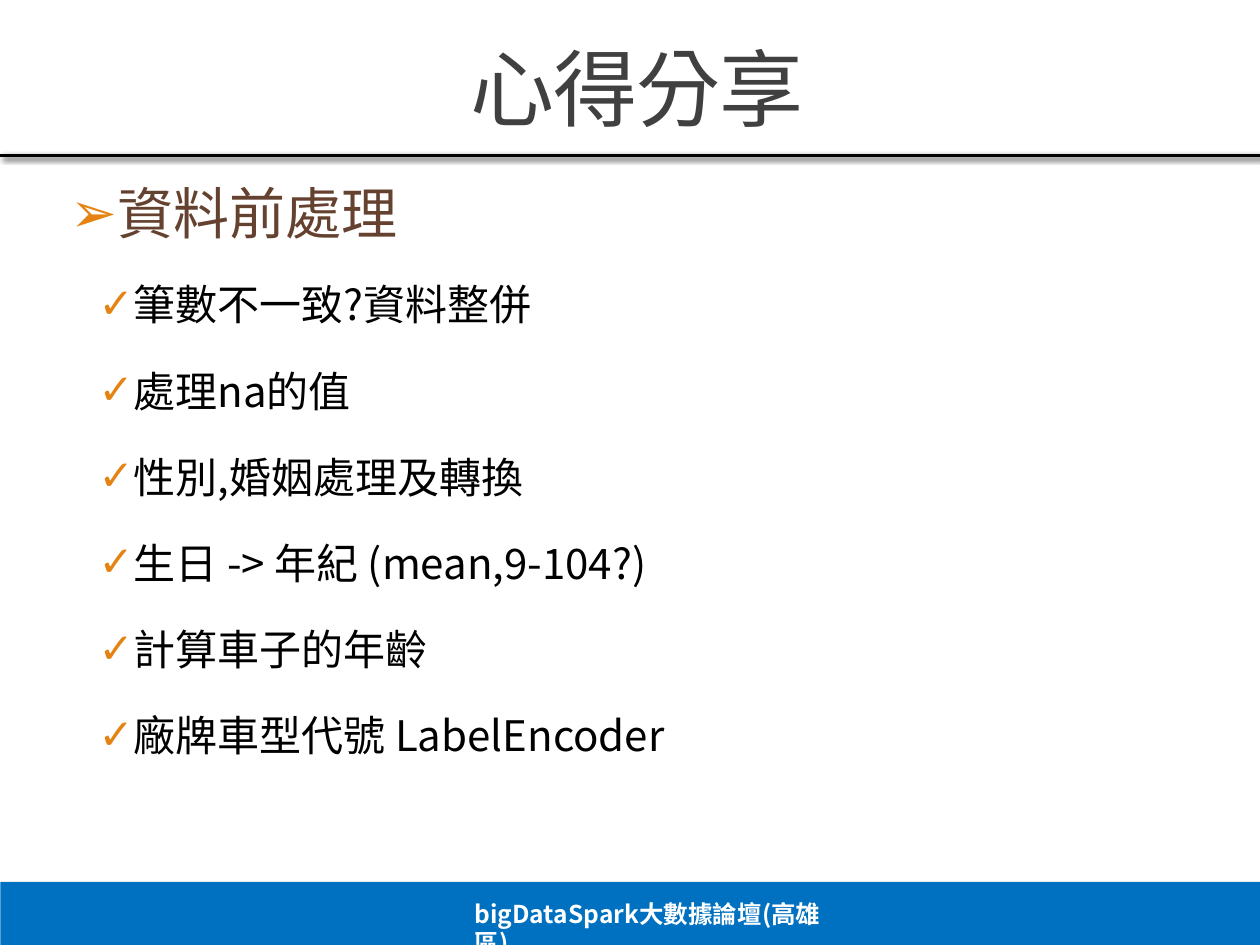
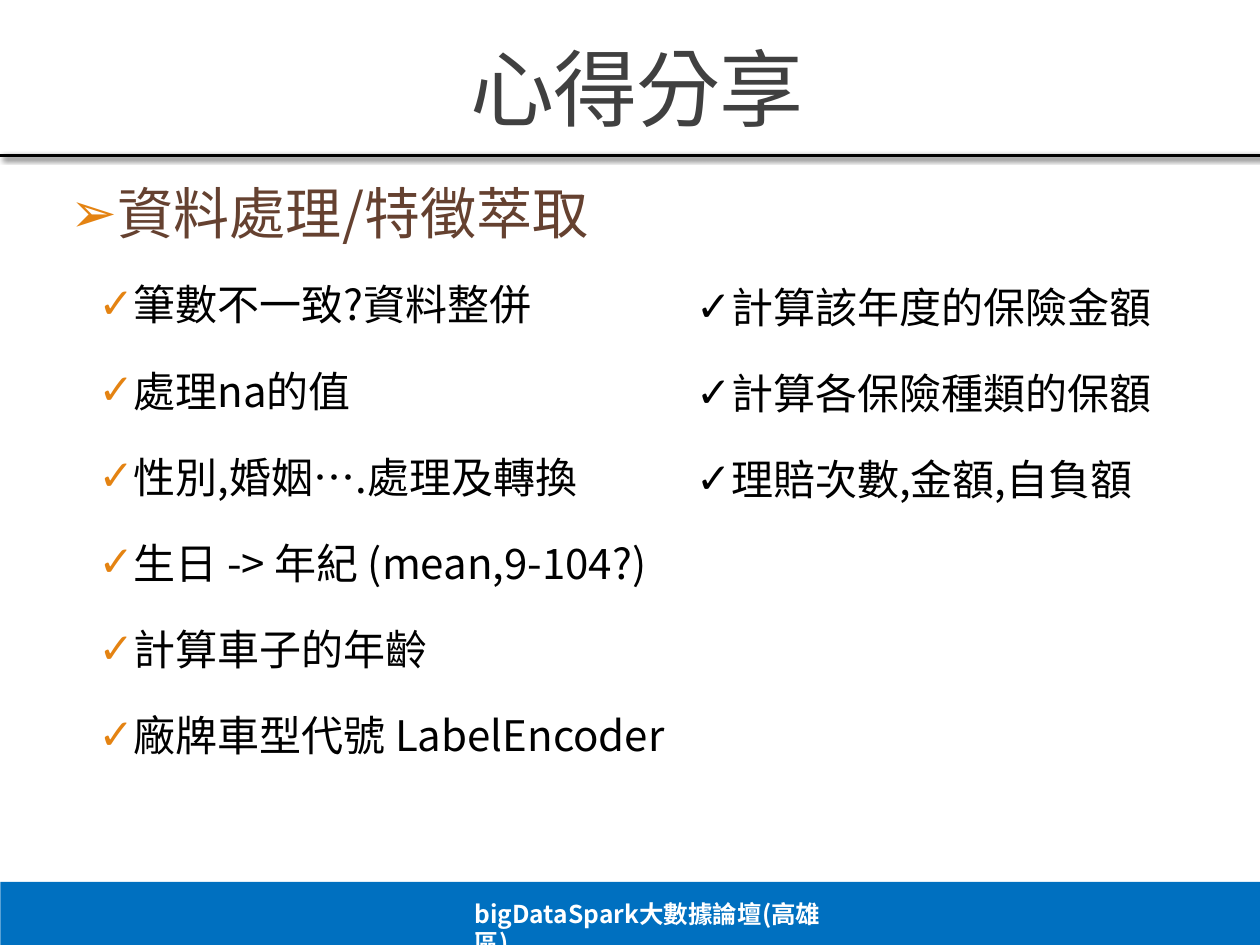
Before and after one commit to paihui/python, a slide deck: slide 11 of T-brain心得分享_20190329.pptx. Drawn at 1260x945 pixels with LibreOffice and Linux fonts; fonts in the diff are those of the drawing. Boxes give left, top, right and bottom in pixels: in the first picture for what was removed or moved away, otherwise in the second. Text is boxed around its words. In the diff, an @@ line names an element or a change of style, - is before the commit and + after.

```diff
--- a/T-brain心得分享_20190329.pptx
+++ b/T-brain心得分享_20190329.pptx
@@ text at bbox=[118, 187, 588, 244]: text changed @@
-➢ 資料前處理
+➢ 資料處理/特徵萃取
@@ text added at bbox=[731, 287, 1151, 503], 24 pt, text #000000 @@
+  ✓ 計算該年度的保險金額
+  ✓ 計算各保險種類的保額
+  ✓ 理賠次數,金額,自負額
@@ text at bbox=[134, 457, 577, 501]: text changed @@
-  ✓ 性別,婚姻處理及轉換
+  ✓ 性別,婚姻….處理及轉換
```
Also in this commit, not shown: 6 other slides changed, 1 slide added, 1 slide removed.
